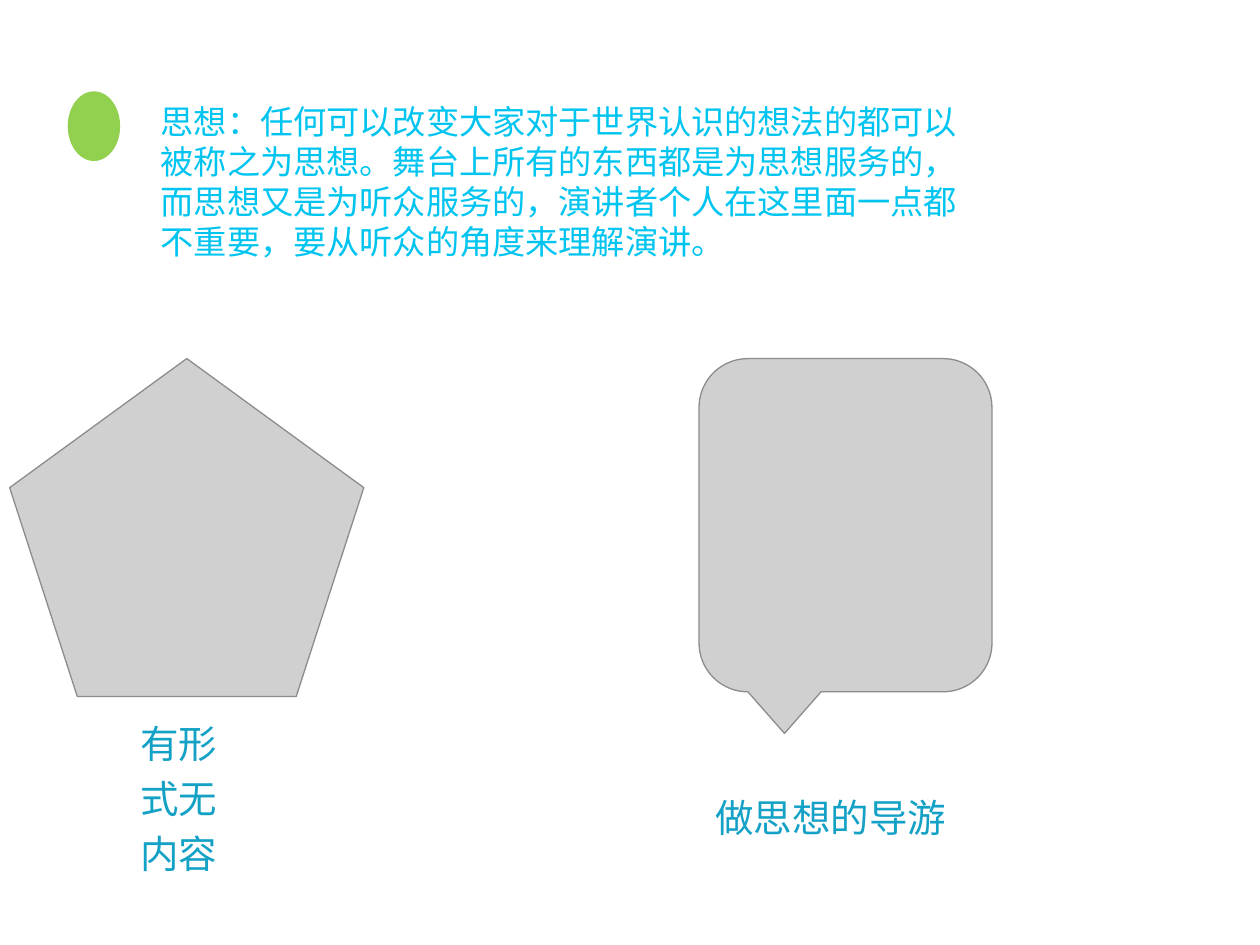
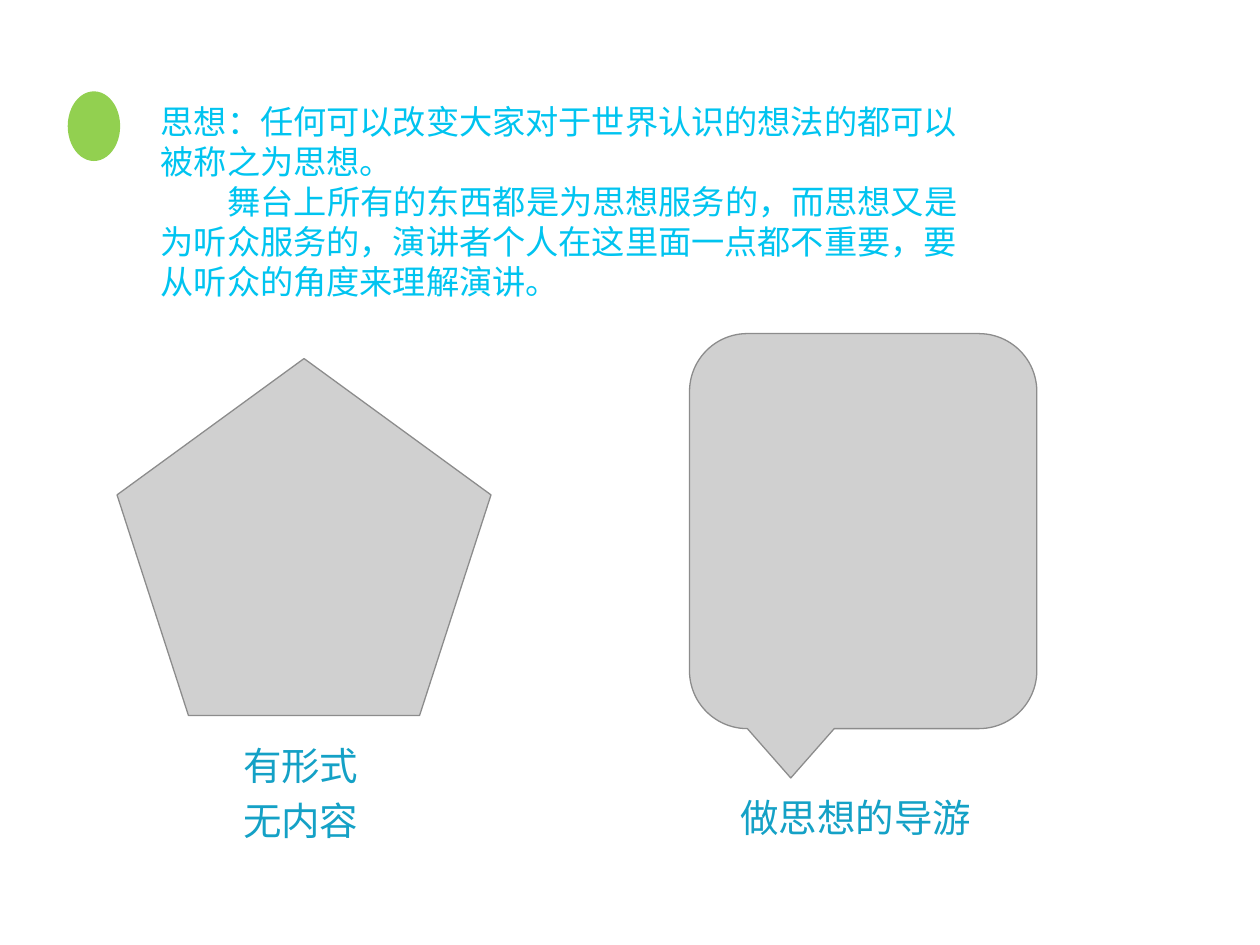
Before and after one commit to EricTop3/TED-TALKS-EricLiu, a slide deck: slide 11 of TED演讲的力量（ERIC）.pptx. Drawn at 1260x945 pixels with LibreOffice and Linux fonts; fonts in the diff are those of the drawing; grey boxes stand for pictures. Boxes give left, top, right and bottom in pixels: in the first picture for what was removed or moved away, otherwise in the second. Text is boxed around its words. In the diff, an @@ line names an element or a change of style, - is before the commit and + after.

Commit message:
modify

```diff
--- a/TED演讲的力量（ERIC）.pptx
+++ b/TED演讲的力量（ERIC）.pptx
@@ text at [161, 106, 958, 297]: text changed @@
-思想：任何可以改变大家对于世界认识的想法的都可以被称之为思想。舞台上所有的东西都是为思想服务的，而思想又是为听众服务的，演讲者个人在这里面一点都不重要，要从听众的角度来理解演讲。
+思想：任何可以改变大家对于世界认识的想法的都可以被称之为思想。
+舞台上所有的东西都是为思想服务的，而思想又是为听众服务的，演讲者个人在这里面一点都不重要，要从听众的角度来理解演讲。
@@ picture: place and size @@
-picture at [10, 359, 364, 697]
+picture at [117, 359, 491, 716]
@@ picture: place and size @@
-picture at [699, 359, 992, 692]
+picture at [689, 334, 1037, 728]
@@ text "有形式无内容" rewrapped from [140, 725, 217, 871] to [243, 747, 358, 838] @@
@@ text "做思想的导游": place and size @@
-text "做思想的导游" at [716, 799, 947, 835]
+text "做思想的导游" at [741, 799, 972, 835]
```
Also in this commit, not shown: 4 other slides changed, 1 slide added, 1 slide removed.
